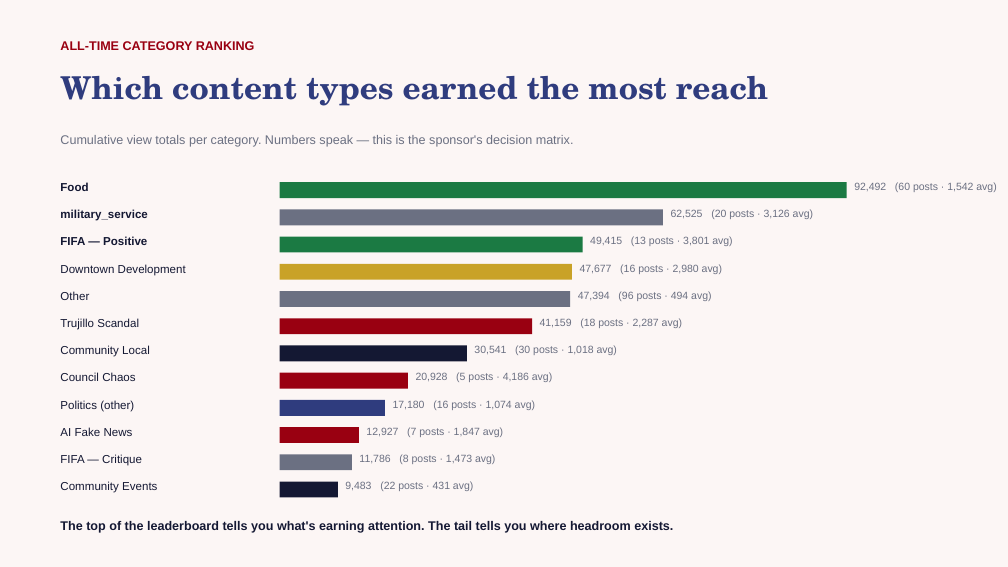
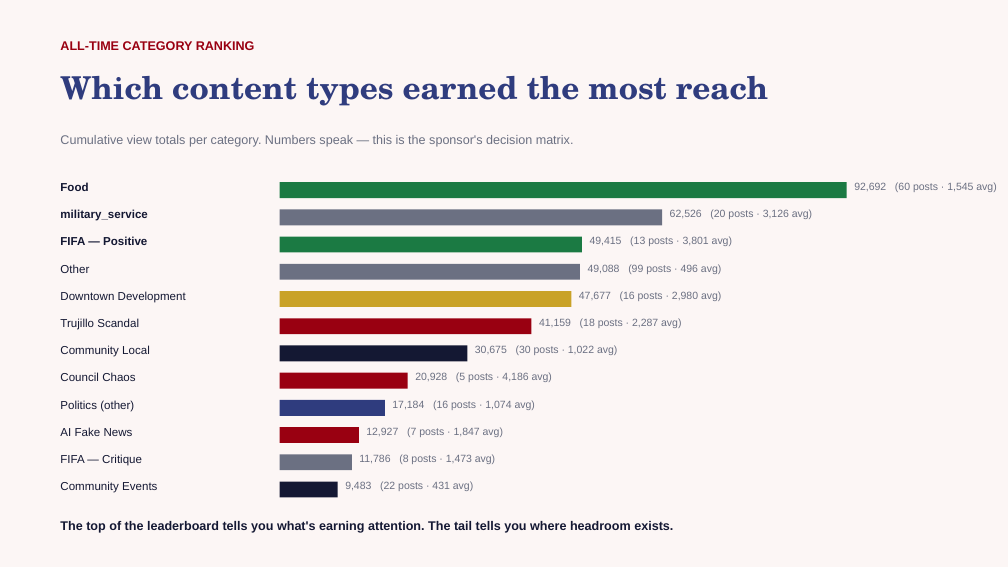
Before and after one commit to zvmmer/talking-downey-kpis, a slide deck: slide 4 of OVERALL_REPORT.pptx. Drawn at 1008x567 pixels with LibreOffice and Linux fonts; fonts in the diff are those of the drawing. Boxes give left, top, right and bottom in pixels: in the first picture for what was removed or moved away, otherwise in the second. Text is boxed around its words. In the diff, an @@ line names an element or a change of style, - is before the commit and + after.

```diff
--- a/OVERALL_REPORT.pptx
+++ b/OVERALL_REPORT.pptx
@@ text at [670,209,812,219]: text changed @@
-62,525 (20 posts · 3,126 avg)
+62,526 (20 posts · 3,126 avg)
@@ text at [854,182,996,192]: text changed @@
-92,492 (60 posts · 1,542 avg)
+92,692 (60 posts · 1,545 avg)
@@ text "Other": place and size @@
-text "Other" at [60,291,89,300]
+text "Other" at [60,264,89,273]
@@ rectangle: place and size @@
-rectangle at [280,264,572,280]
+rectangle at [280,264,580,280]
@@ rectangle at [280,264,580,280]: fill #C9A227 to #6B7082 @@
@@ text at [588,264,721,274]: text changed @@
-47,677 (16 posts · 2,980 avg)
+49,088 (99 posts · 496 avg)
@@ text "Downtown Development": place and size @@
-text "Downtown Development" at [60,264,186,276]
+text "Downtown Development" at [60,291,186,303]
@@ rectangle at [280,291,572,307]: fill #6B7082 to #C9A227 @@
@@ text at [579,291,721,301]: text changed @@
-47,394 (96 posts · 494 avg)
+47,677 (16 posts · 2,980 avg)
@@ text at [475,345,617,355]: text changed @@
-30,541 (30 posts · 1,018 avg)
+30,675 (30 posts · 1,022 avg)
@@ text at [392,400,535,410]: text changed @@
-17,180 (16 posts · 1,074 avg)
+17,184 (16 posts · 1,074 avg)
```
Also in this commit, not shown: 3 other slides changed, 5 other files.
